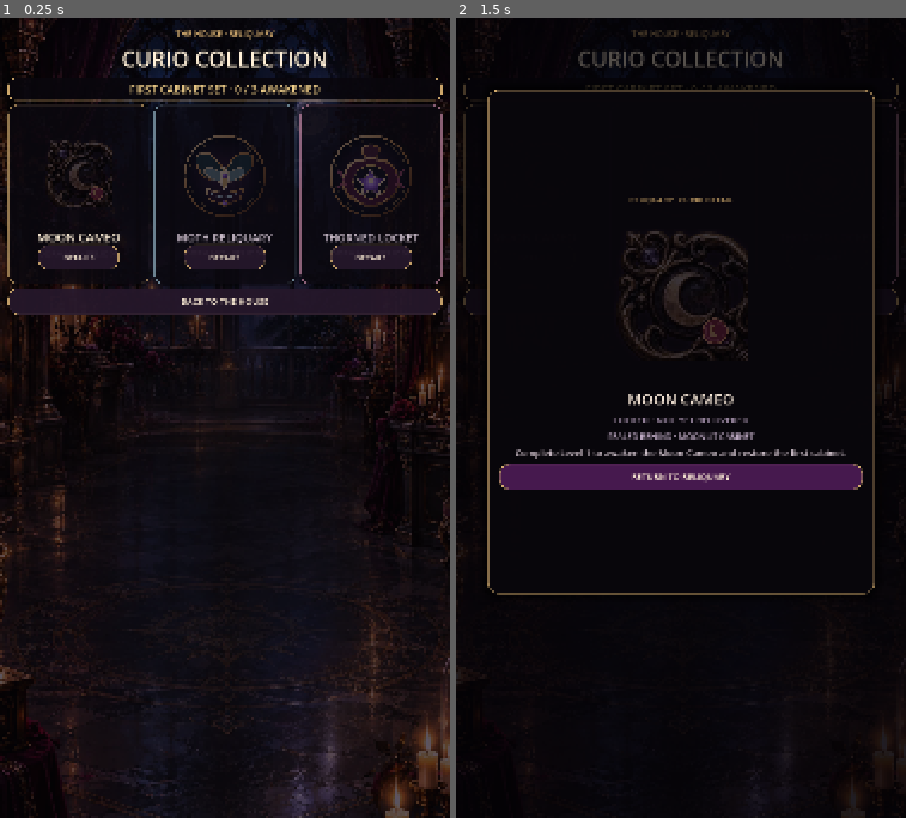
Above: before the commit, frames 1-2 (left to right).
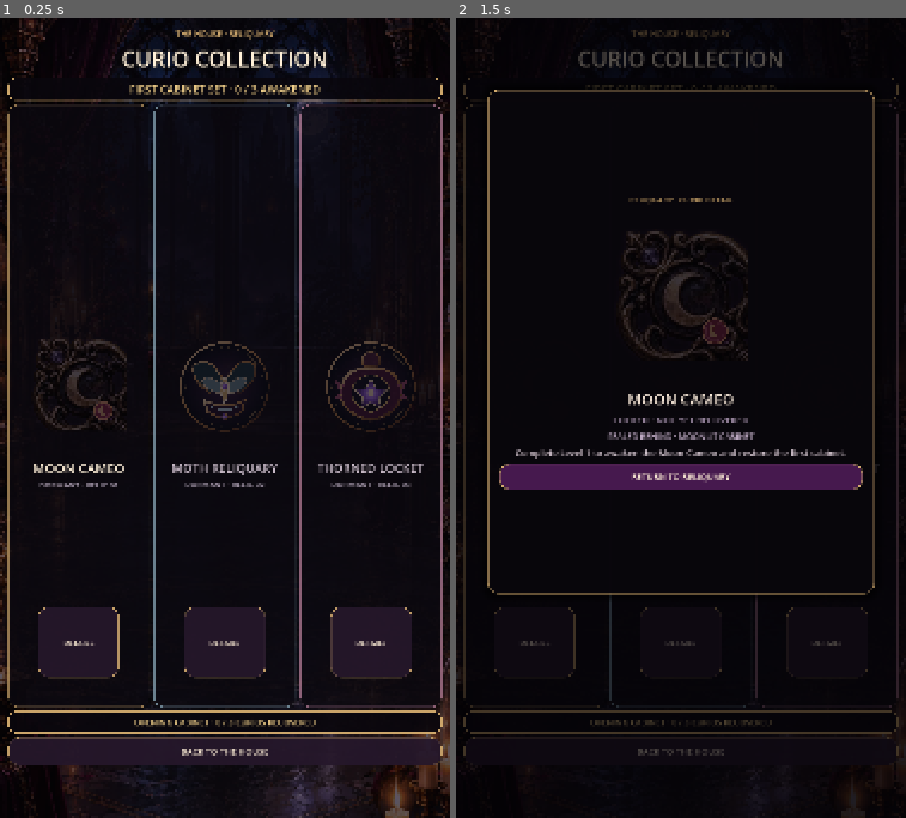
Above: after the commit, the same moments.

Repository: Jay-prodesign/akilta-match3
Game: Godot game, scene res://src/ui/collection/curio_collection.tscn
The game is run twice, just before and just after one commit, with the same random seed, the same clock (stepped at 60 frames per second) and the same inputs. This scene is started directly instead of the project's main scene.
Inputs:
- Up to frame 1 (0.25 s): no input
- Up to frame 2 (1.5 s): click "DETAILS" at 0.5 s; click "DETAILS" at 1.25 s

The runs differ from the first frame. In frame 1, 14% of the frame differs, in the area x 1-99%, y 14-94%; in frame 2, 1.9%.

Commit message:
Fill Reliquary cabinet stage with the opening Curio set

Diff:
--- a/src/ui/collection/curio_collection.tscn
+++ b/src/ui/collection/curio_collection.tscn
@@ -162,14 +162,14 @@
 autowrap_mode = 2
 
 [node name="Cards" type="HBoxContainer" parent="Layout"]
-custom_minimum_size = Vector2(0, 430)
-layout_mode = 2
-size_flags_vertical = 0
+custom_minimum_size = Vector2(0, 620)
+layout_mode = 2
+size_flags_vertical = 3
 theme_override_constants/separation = 12
 alignment = 1
 
 [node name="MoonCard" type="PanelContainer" parent="Layout/Cards"]
-custom_minimum_size = Vector2(0, 420)
+custom_minimum_size = Vector2(0, 610)
 layout_mode = 2
 size_flags_horizontal = 3
 theme_override_styles/panel = SubResource("Display")
@@ -180,7 +180,7 @@
 alignment = 1
 
 [node name="RitualArt" type="TextureRect" parent="Layout/Cards/MoonCard/Content"]
-custom_minimum_size = Vector2(210, 220)
+custom_minimum_size = Vector2(230, 310)
 layout_mode = 2
 expand_mode = 1
 stretch_mode = 5
@@ -194,7 +194,7 @@
 [node name="Name" type="Label" parent="Layout/Cards/MoonCard/Content/Copy"]
 layout_mode = 2
 theme_override_colors/font_color = Color(1, 0.941, 0.847, 1)
-theme_override_font_sizes/font_size = 28
+theme_override_font_sizes/font_size = 31
 text = "MOON CAMEO"
 horizontal_alignment = 1
 
@@ -237,9 +237,9 @@
 layout_mode = 1
 anchors_preset = 0
 anchor_left = 0.18
-anchor_top = 0.80
+anchor_top = 0.84
 anchor_right = 0.82
-anchor_bottom = 0.95
+anchor_bottom = 0.96
 grow_horizontal = 2
 grow_vertical = 2
 mouse_filter = 0
@@ -251,7 +251,7 @@
 text = "DETAILS"
 
 [node name="Slot2" type="PanelContainer" parent="Layout/Cards"]
-custom_minimum_size = Vector2(0, 420)
+custom_minimum_size = Vector2(0, 610)
 layout_mode = 2
 size_flags_horizontal = 3
 theme_override_styles/panel = SubResource("DisplayCool")
@@ -262,7 +262,7 @@
 alignment = 1
 
 [node name="Number" type="Label" parent="Layout/Cards/Slot2/Content"]
-custom_minimum_size = Vector2(210, 220)
+custom_minimum_size = Vector2(230, 310)
 size_flags_horizontal = 4
 size_flags_vertical = 4
 layout_mode = 2
@@ -288,7 +288,7 @@
 [node name="Name" type="Label" parent="Layout/Cards/Slot2/Content/Copy"]
 layout_mode = 2
 theme_override_colors/font_color = Color(0.96, 0.9, 0.84, 1)
-theme_override_font_sizes/font_size = 26
+theme_override_font_sizes/font_size = 29
 text = "MOTH RELIQUARY"
 horizontal_alignment = 1
 
@@ -321,9 +321,9 @@
 [node name="InspectAction" type="Button" parent="Layout/Cards/Slot2/DetailActionLayer"]
 layout_mode = 1
 anchor_left = 0.18
-anchor_top = 0.80
+anchor_top = 0.84
 anchor_right = 0.82
-anchor_bottom = 0.95
+anchor_bottom = 0.96
 grow_horizontal = 2
 grow_vertical = 2
 mouse_filter = 0
@@ -335,7 +335,7 @@
 text = "DETAILS"
 
 [node name="Slot3" type="PanelContainer" parent="Layout/Cards"]
-custom_minimum_size = Vector2(0, 420)
+custom_minimum_size = Vector2(0, 610)
 layout_mode = 2
 size_flags_horizontal = 3
 theme_override_styles/panel = SubResource("DisplayCool")
@@ -346,7 +346,7 @@
 alignment = 1
 
 [node name="Number" type="Label" parent="Layout/Cards/Slot3/Content"]
-custom_minimum_size = Vector2(210, 220)
+custom_minimum_size = Vector2(230, 310)
 size_flags_horizontal = 4
 size_flags_vertical = 4
 layout_mode = 2
@@ -372,7 +372,7 @@
 [node name="Name" type="Label" parent="Layout/Cards/Slot3/Content/Copy"]
 layout_mode = 2
 theme_override_colors/font_color = Color(0.96, 0.9, 0.84, 1)
-theme_override_font_sizes/font_size = 26
+theme_override_font_sizes/font_size = 29
 text = "THORNED LOCKET"
 horizontal_alignment = 1
 
@@ -405,9 +405,9 @@
 [node name="InspectAction" type="Button" parent="Layout/Cards/Slot3/DetailActionLayer"]
 layout_mode = 1
 anchor_left = 0.18
-anchor_top = 0.80
+anchor_top = 0.84
 anchor_right = 0.82
-anchor_bottom = 0.95
+anchor_bottom = 0.96
 grow_horizontal = 2
 grow_vertical = 2
 mouse_filter = 0
@@ -418,8 +418,20 @@
 theme_override_styles/pressed = SubResource("Action")
 text = "DETAILS"
 
+[node name="CabinetFooter" type="Label" parent="Layout"]
+custom_minimum_size = Vector2(0, 52)
+layout_mode = 2
+theme_override_colors/font_color = Color(0.949, 0.816, 0.545, 1)
+theme_override_colors/font_outline_color = Color(0.02, 0.014, 0.028, 0.92)
+theme_override_constants/outline_size = 2
+theme_override_font_sizes/font_size = 20
+theme_override_styles/normal = SubResource("CountPlate")
+text = "OPENING CABINET · 0 / 3 CURIOS RECOVERED"
+horizontal_alignment = 1
+vertical_alignment = 1
+
 [node name="Back" type="Button" parent="Layout"]
-custom_minimum_size = Vector2(0, 64)
+custom_minimum_size = Vector2(0, 68)
 layout_mode = 2
 theme_override_colors/font_color = Color(1, 0.941, 0.847, 1)
 theme_override_font_sizes/font_size = 21
